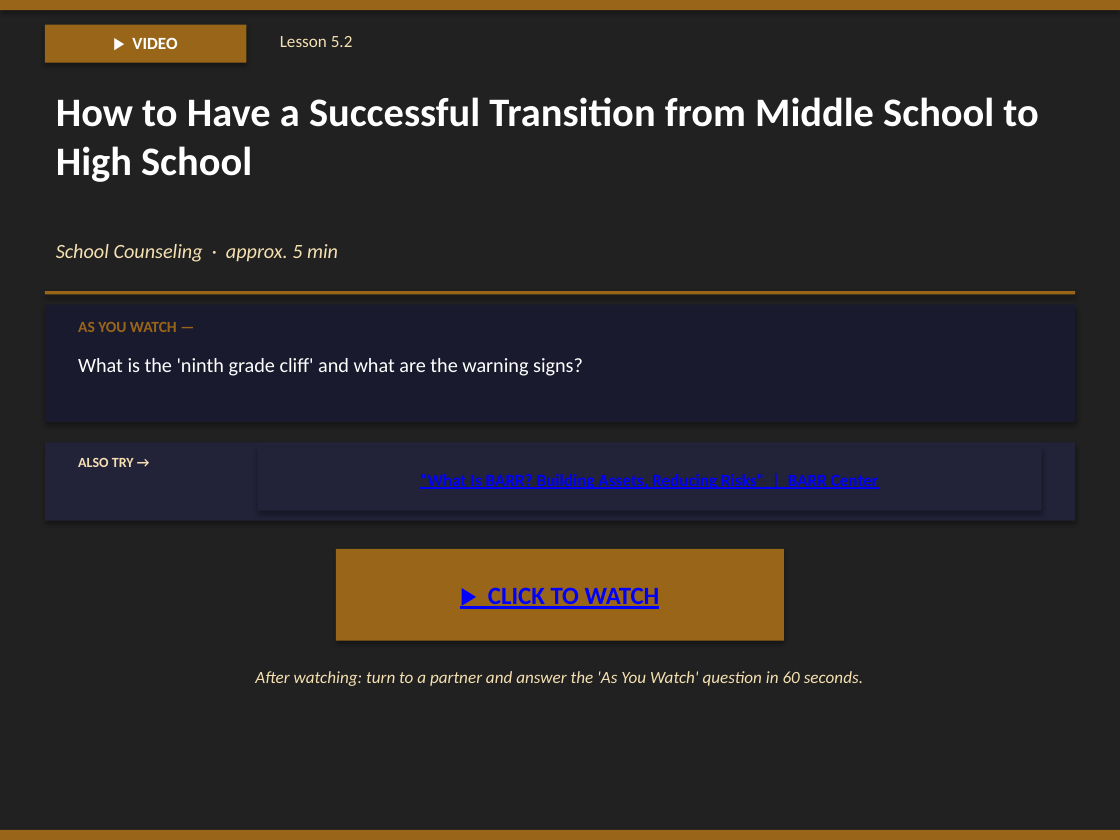
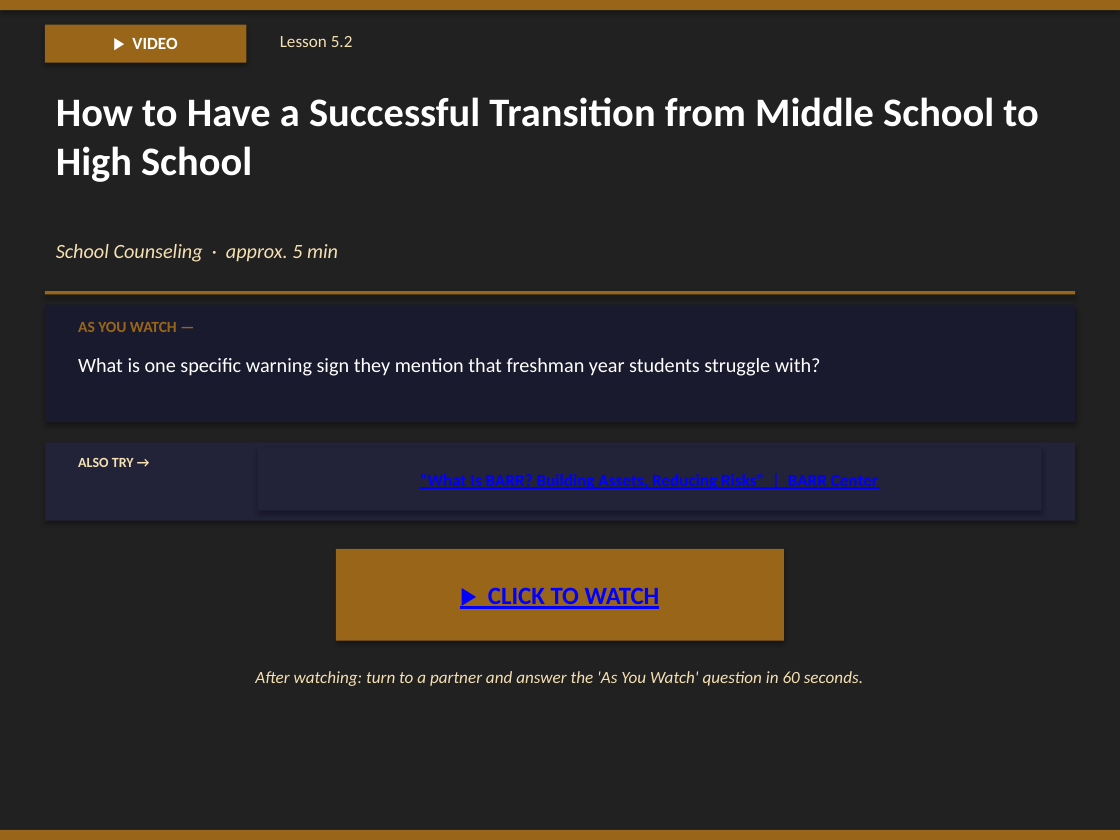
Before and after one commit to milesclawson/test-repo, a slide deck: slide 258 of downloads/warrior_prep_teacher_slides.pptx. Drawn at 1120x840 pixels with LibreOffice and Linux fonts; fonts in the diff are those of the drawing. Boxes give left, top, right and bottom in pixels: in the first picture for what was removed or moved away, otherwise in the second. Text is boxed around its words. In the diff, an @@ line names an element or a change of style, - is before the commit and + after.

```diff
--- a/downloads/warrior_prep_teacher_slides.pptx
+++ b/downloads/warrior_prep_teacher_slides.pptx
@@ text at (78,358,821,376): text changed @@
-What is the 'ninth grade cliff' and what are the warning signs?
+What is one specific warning sign they mention that freshman year students struggle with?
```
Also in this commit, not shown: 1 other file.
